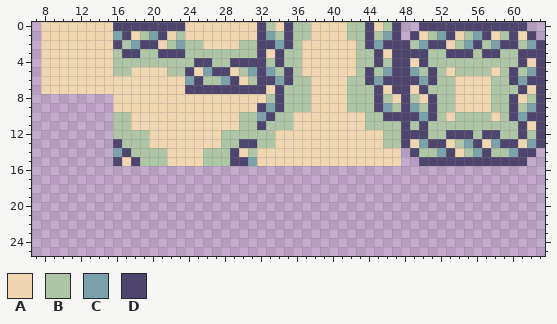
One commit to this pixel-art sprite: TowerOfDreams/sprites/sFloor3/layers/3339d908-18cb-4647-a599-30366de56362/1c71d969-9f30-4f98-abf1-e095371cdade.png. The picture above is the old version.
The file is 64x64 pixels. Shown: x 7..63, y 0..25.
Palette (. is transparent): A #f0d7b1  B #aec6a5  C #7ba1ab  D #4d456d
Pixels before, first column x 8:
 0 AAAAAAAADDDDDDDDAAAAAAAADBADBBAAAABBDABD..DDDDDDDDDDDD..
 1 AAAAAAAACDABCDABAAAAAAAADCBDBBAAAABBDBCD.DABCDABCDABDAD.
 2 AAAAAAAADBCDDABCBBAAAABBDDCDBAAAAAABDCDDDBCDDABCDBCDDBCD
 3 AAAAAAAABDDBBDDDBBBBBBBBDADBBAAAAAABBDADDDDBBDDDBDDBBDDD
 4 AAAAAAAABBBBBBBBBDDBBDDDDBDBBAAAAAABBDBDDADBBBBBBBBBBDAD
 5 AAAAAAAABBAAAABBDACDDABCDCBDBAAAAAABDBCDDCBDBABBBBABDBCD
 6 AAAAAAAAAAAAAAAACDBBCDABDDCDBBAAAABBDCDDDDCDBBAAAABBDCDD
 7 AAAAAAAAAAAAAAAADDDDDDDDDADBBBAAAABBBDADDADBBBAAAABBBDAD
 8 ........AAAAAAAAAAAAAAAAABDBBBAAAABBBDBADBADBBAAAABBDABD
 9 ........AAAAAAAAAAAAAAAADCDBBBAAAABBBDCBDCBDBBAAAABBDBCD
10 ........BBAAAAAAAAAAAABBCDBBAAAAAAAABBDDDDCDBABBBBABDCDD
11 ........BBAAAAAAAAAAAABBDBBBAAAAAAAABBBBDBDBBBBBBBBBBDAD
12 ........BBBBAAAAAAAABBBBBBAAAAAAAAAAAABBDDDBBDDDBDDBBDBD
13 ........DBBBAAAAAAAABBDDBBAAAAAAAAAAAABBDACDDABCDACDDACD
14 ........CDBBBBAAAABBBDABAAAAAAAAAAAAAAAA.DBBCDABCDBBCDD.
15 ........DADBBBAAAABBBDDCAAAAAAAAAAAAAAAA..DDDDDDDDDDDD..
After:
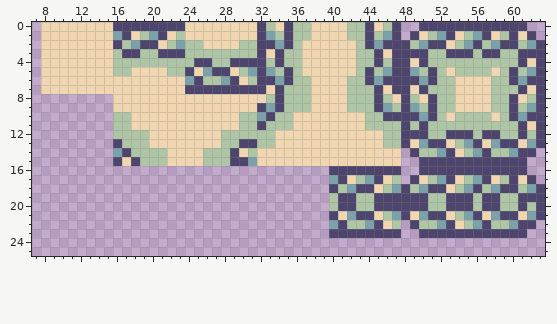
Difference:
y 16: x 40..47 ........ -> DDDDDDDD; x 50..61 ............ -> DDDDDDDDDDDD
y 17: x 40..47 ........ -> CDABCDAB; x 49..62 .............. -> DABCDABCDABDAD
y 18: x 40..63 ........................ -> DBCDDABCDBCDDABCDBCDDBCD
y 19: x 40..63 ........................ -> BDDBBDDDDDDBBDDDBDDBBDDD
y 20: x 40..63 ........................ -> BDDBBDDDDDDBBDDDBDDBBDBD
y 21: x 40..63 ........................ -> DACDDABCDACDDABCDACDDACD
y 22: x 40..47 ........ -> CDBBCDAB; x 49..62 .............. -> DBBCDABCDBBCDD
y 23: x 40..47 ........ -> DDDDDDDD; x 50..61 ............ -> DDDDDDDDDDDD
